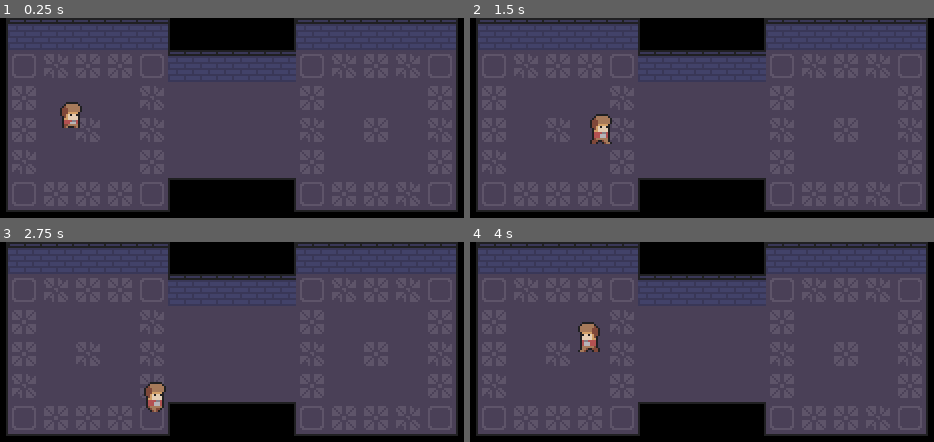
Above: before the commit, frames 1-4 (two rows, left to right).
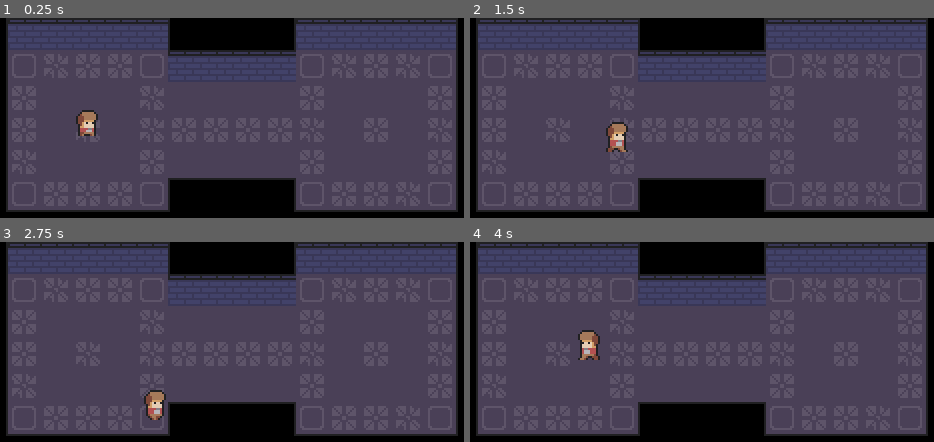
Above: after the commit, the same moments.

Repository: Guthen/KnightHelper
Game: Godot game, scene res://game/Game.tscn
Same seed, same stepped clock (60 frames per second), same inputs: the game is played once before the commit and once after it.
Inputs:
- Up to frame 1 (0.25 s): no input
- Up to frame 2 (1.5 s): hold D (right) 0.53-1.28 s; hold S (down) from 1.28 s (still down)
- Up to frame 3 (2.75 s): release S (down) at 2.03 s; hold D (right) from 2.03 s (still down)
- Up to frame 4 (4 s): release D (right) at 2.78 s; hold Z (up) 2.78-3.53 s; hold Q (left) from 3.53 s (still down)

The runs differ from the first frame. In frame 1, 1.0% of the frame differs, in the area x 12-22%, y 42-59%; in frame 2, 1.1%, in the area x 25-35%, y 48-67%; in frame 3, 0.7%; in frame 4, 0.8%.

Commit message:
Remove useless line

Diff:
--- a/game/Game.tscn
+++ b/game/Game.tscn
@@ -98,10 +98,10 @@
 cell_custom_transform = Transform2D( 16, 0, 0, 16, 0, 0 )
 cell_y_sort = true
 format = 1
-tile_data = PoolIntArray( 0, 0, 65538, 1, 0, 0, 2, 0, 0, 3,  …(761 unchanged characters)… 1073, 196613, 0, 65537, 196614, 0, 131073, 196615, 0, 131073, 196616, 0, 131073, 196617, 0, 131073, 196618, 0, 65537, 196619, 0, 131073, 1 …(927 unchanged characters)…
+tile_data = PoolIntArray( 0, 0, 65538, 1, 0, 0, 2, 0, 0, 3,  …(761 unchanged characters)… 1073, 196613, 0, 65537, 196614, 0, 131072, 196615, 0, 131072, 196616, 0, 131072, 196617, 0, 131072, 196618, 0, 65537, 196619, 0, 131073, 1 …(927 unchanged characters)…
 
 [node name="Player" parent="." instance=ExtResource( 2 )]
-position = Vector2( 48, 48 )
+position = Vector2( 56, 52 )
 
 [node name="Camera2D" type="Camera2D" parent="."]
 anchor_mode = 0
--- a/player/Player.tscn
+++ b/player/Player.tscn
@@ -49,7 +49,6 @@
 [node name="AnimatedSprite" type="AnimatedSprite" parent="."]
 frames = SubResource( 7 )
 animation = "walk"
-frame = 3
 playing = true
 
 [node name="CollisionShape2D" type="CollisionShape2D" parent="."]
--- a/player/player.gd
+++ b/player/player.gd
@@ -23,7 +23,6 @@
 	#  flip sprite
 	if not ( dir.x == 0 ):
 		$AnimatedSprite.flip_h = dir.x < 0
-		$CollisionShape2D.scale.x = dir.x
 
 	#  move
 	move_and_slide( dir.normalized() * speed )
